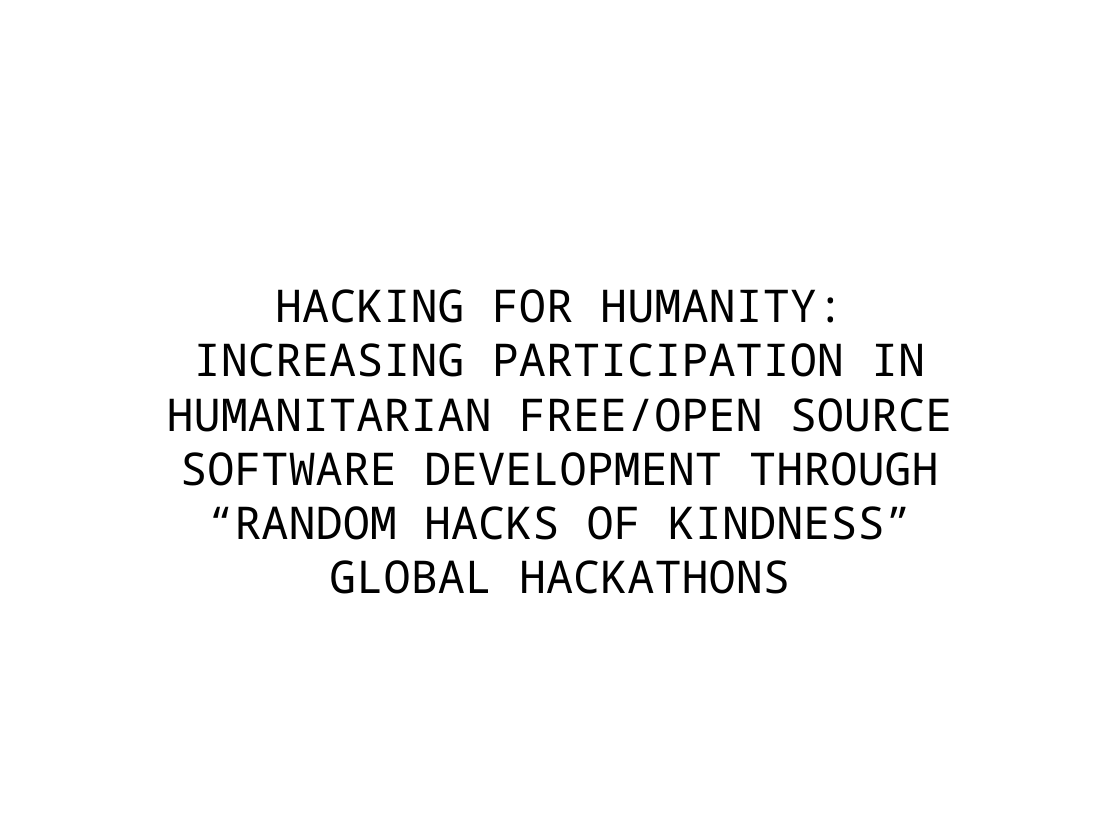
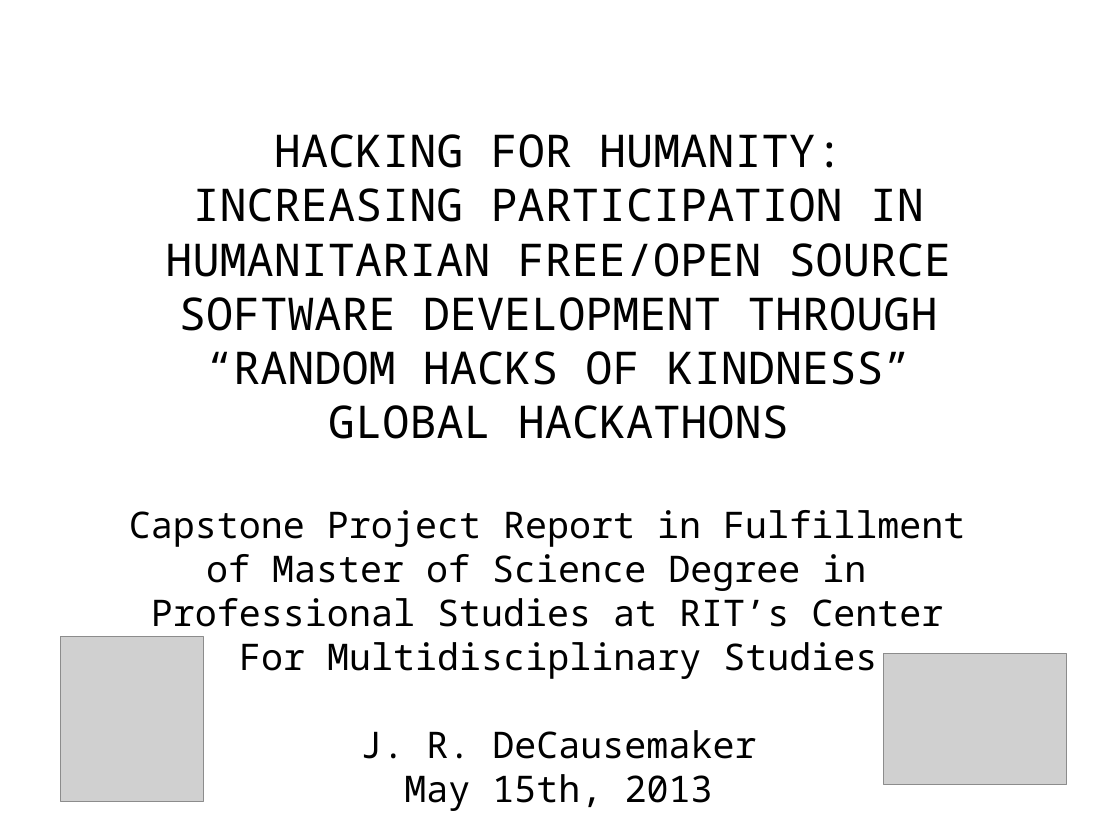
Before and after one commit to decause/RITCapstone, a slide deck: slide 1 of capstone-remy-preso.odp. Drawn at 1120x840 pixels with LibreOffice and Linux fonts; fonts in the diff are those of the drawing; grey boxes stand for pictures; background and template pictures are left out. Boxes give left, top, right and bottom in pixels: in the first picture for what was removed or moved away, otherwise in the second. Text is boxed around its words. In the diff, an @@ line names an element or a change of style, - is before the commit and + after.

```diff
--- a/capstone-remy-preso.odp
+++ b/capstone-remy-preso.odp
@@ subtitle "HACKING FOR HUMANITY:": place and size @@
-subtitle "HACKING FOR HUMANITY:" at (167,289,953,594)
+subtitle "HACKING FOR HUMANITY:" at (129,134,965,811)
@@ subtitle at (129,510,965,811): paragraphs added @@
+Capstone Project Report in Fulfillment
+of Master of Science Degree in
+Professional Studies at RIT’s Center
+For Multidisciplinary Studies
+J. R. DeCausemaker
+May 15th, 2013
@@ picture added at (61,636,203,801) @@
@@ picture added at (884,654,1067,785) @@
```
Also in this commit, not shown: 16 other slides changed, 10 slides added, 5 slides removed.
